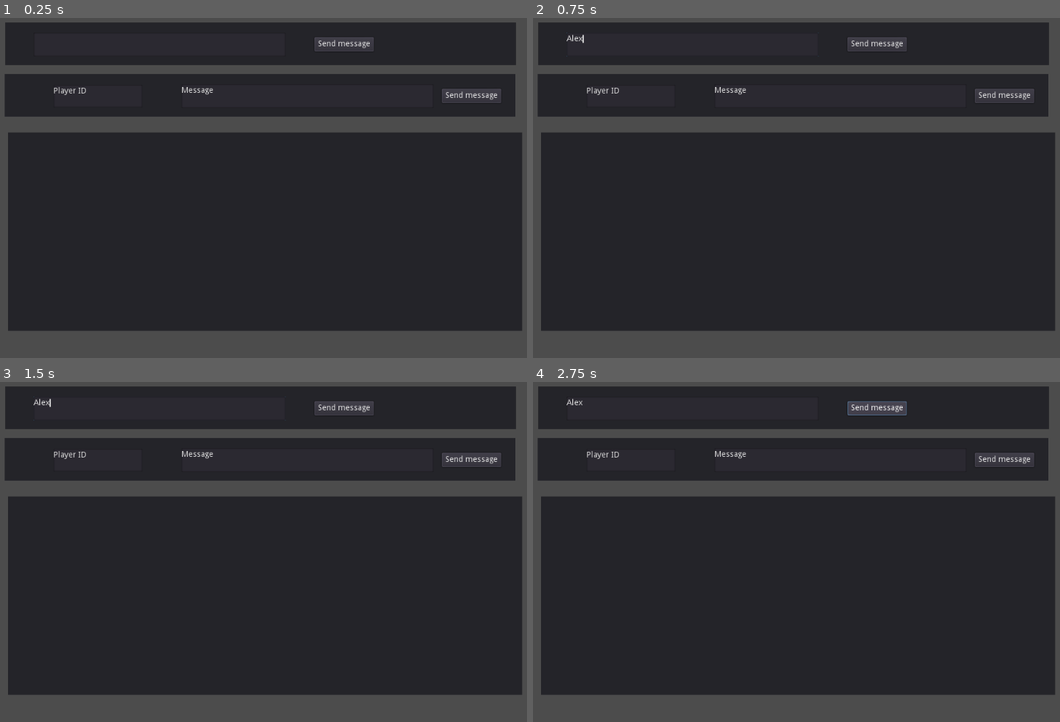
Above: before the commit, frames 1-4 (two rows, left to right).
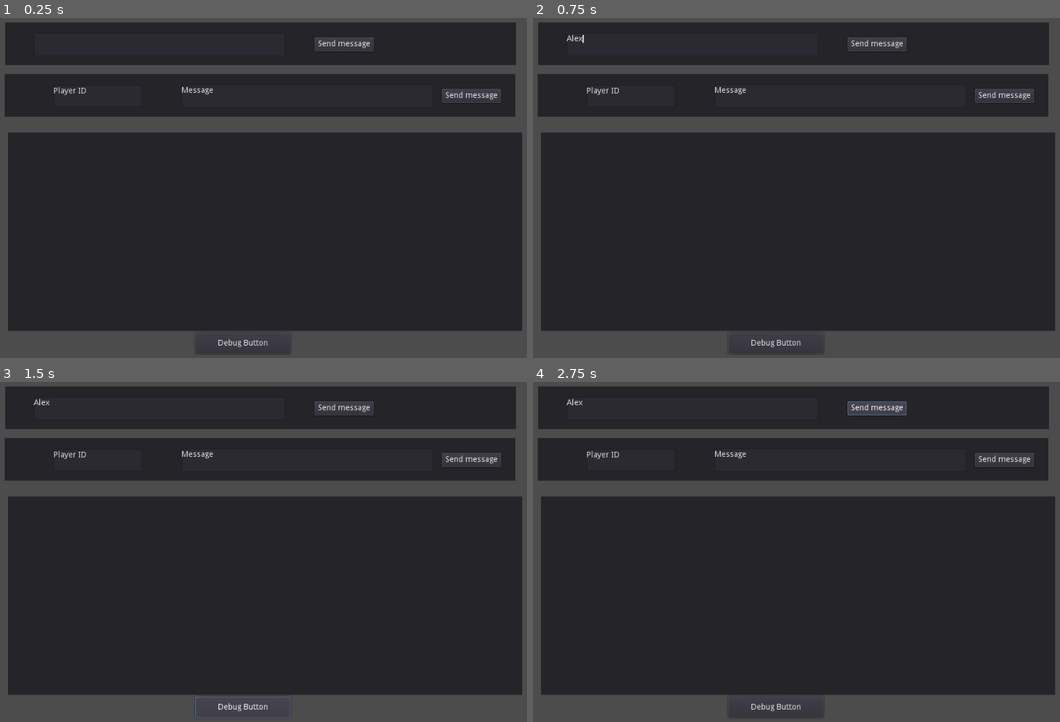
Above: after the commit, the same moments.

Repository: ikergyo/godot-network-abstraction
Game: Godot game, scene res://Scenes/PlayScene.tscn
Same seed, same stepped clock (60 frames per second), same inputs: the game is played once before the commit and once after it. This scene is started directly instead of the project's main scene.
Inputs (mouse positions are in pixels of both pictures, inside the frame that each line leads up to):
- Up to frame 1 (0.25 s): no input
- Up to frame 2 (0.75 s): click (691, 45) at 0.52 s; type "Alex" at 0.6 s
- Up to frame 3 (1.5 s): click (242, 708) at 1.25 s, where only the run after the commit has a clickable "Debug Button"
- Up to frame 4 (2.75 s): click "Send message" at 2 s

The runs differ from the first frame. In frame 1, less than 0.1% of the frame differs, in the area x 41-51%, y 94-97%; in frame 2, less than 0.1%; in frame 3, 0.2%, in the area x 6-56%, y 4-99%; in frame 4, less than 0.1%.

Commit message:
README has been created

Diff:
--- a/Scenes/PlayScene.tscn
+++ b/Scenes/PlayScene.tscn
@@ -87,3 +87,14 @@
 }
 
 [node name="PlayersList" type="HBoxContainer" parent="PlayersContainer/PlayerScoll"]
+
+[node name="DebugButton" type="Button" parent="."]
+margin_left = 397.0
+margin_top = 555.0
+margin_right = 565.0
+margin_bottom = 593.0
+text = "Debug Button"
+__meta__ = {
+"_edit_use_anchors_": false
+}
+[connection signal="pressed" from="DebugButton" to="." method="_on_Button_pressed"]
--- a/Scripts/Lobby.gd
+++ b/Scripts/Lobby.gd
@@ -44,12 +44,14 @@
 	refreshReadyList()
 
 func _connected_ok():
+	print("Cnnection succes")
 	pass # Only called on clients, not server. Will go unused; not useful here.
 
 func _server_disconnected():
 	to_disconnect()
 
 func _connected_fail():
+	print("Connection failed")
 	pass # Could not even connect to server; abort.
 
 remote func register_player(new_player):
@@ -109,6 +111,7 @@
 	# Load my player
 	var my_player = preload("res://Scenes/Player.tscn").instance()
 	my_player.set_name(str(my_id))
+	NetworkGlobals.players_list[my_id] = my_player
 	if(!get_tree().is_network_server()):
 		my_player.set_network_master(my_id) # Will be explained later
 	world.add_player_to_the_list(my_player)
@@ -120,6 +123,7 @@
 			continue
 		var player = preload("res://Scenes/Player.tscn").instance()
 		player.set_name(str(p))
+		NetworkGlobals.players_list[p] = player
 		player.set_network_master(p)
 		world.add_player_to_the_list(player)
 	# Tell server (remember, server is always ID=1) that this peer is done pre-configuring.
@@ -145,11 +149,13 @@
 
 func _on_JoinButton_pressed():
 	var peer = NetworkedMultiplayerENet.new()
+	peer.connect("connection_failed", self, "_connected_fail")
 	peer.create_client(NetworkGlobals.TEST_IP, NetworkGlobals.NETWORK_PORT)
+
 	get_tree().set_network_peer(peer)
 	get_node(str(lobbyStartPanel)).hide()
 	get_node(str(readyPanel)).show()
-
+	print(peer.is_refusing_new_connections())
 	my_id = get_tree().get_network_unique_id()
 
 	refreshReadyList()
@@ -157,13 +163,14 @@
 func _on_HostButton_pressed():
 
 	var peer = NetworkedMultiplayerENet.new()
+	print(peer.is_refusing_new_connections())
 	peer.create_server(NetworkGlobals.NETWORK_PORT, NetworkGlobals.MAX_PLAYERS)
 	get_tree().set_network_peer(peer)
 	get_node(str(lobbyStartPanel)).hide()
 	get_node(str(readyPanel)).show()
 	my_id = get_tree().get_network_unique_id()
 	player_info[my_id] = { player_id = my_id, ready = false }
-
+	print(peer.is_refusing_new_connections())
 	refreshReadyList()
 
 func _on_ReadyButton_pressed():
--- a/Scripts/NetworkGlobals.gd
+++ b/Scripts/NetworkGlobals.gd
@@ -4,6 +4,8 @@
 const MAX_PLAYERS=5
 const TEST_IP="127.0.0.1"
 
+var players_list  = {}
+
 # Called when the node enters the scene tree for the first time.
 func _ready():
 	pass # Replace with function body.
--- a/Scripts/PlayerController.gd
+++ b/Scripts/PlayerController.gd
@@ -16,7 +16,8 @@
 
 
 master func sendMessage(message):
-	rpc("addPuppetMessage", message)
+	print("MASTER sendMessage has been called")
+	#rpc("addPuppetMessage", message)
 
 puppet func addPuppetMessage(message):
 	addMessage(message)
--- a/Scripts/PlayersList.gd
+++ b/Scripts/PlayersList.gd
@@ -4,7 +4,21 @@
 
 # Called when the node enters the scene tree for the first time.
 func _ready():
-	pass # Replace with function body.
+	pass
+
+func printMastersAndList():
+	print("START DEBUG")
+	print(str(NetworkGlobals.players_list))
+	for p in NetworkGlobals.players_list:
+		print(p)
+		if(NetworkGlobals.players_list[p].has_method("sendMessage")):
+			print("Van sendMessage")
+			NetworkGlobals.players_list[p].rpc("sendMessage", "TEST")
+	print("END DEBUG")
+
 
 func add_player_to_the_list(playerInstance):
 	get_node(str(playerListPath)).call_deferred("add_child", playerInstance)
+
+func _on_Button_pressed():
+	printMastersAndList()
Not shown, changed: Exports/NetworkTest.pck
Not shown, added: README
